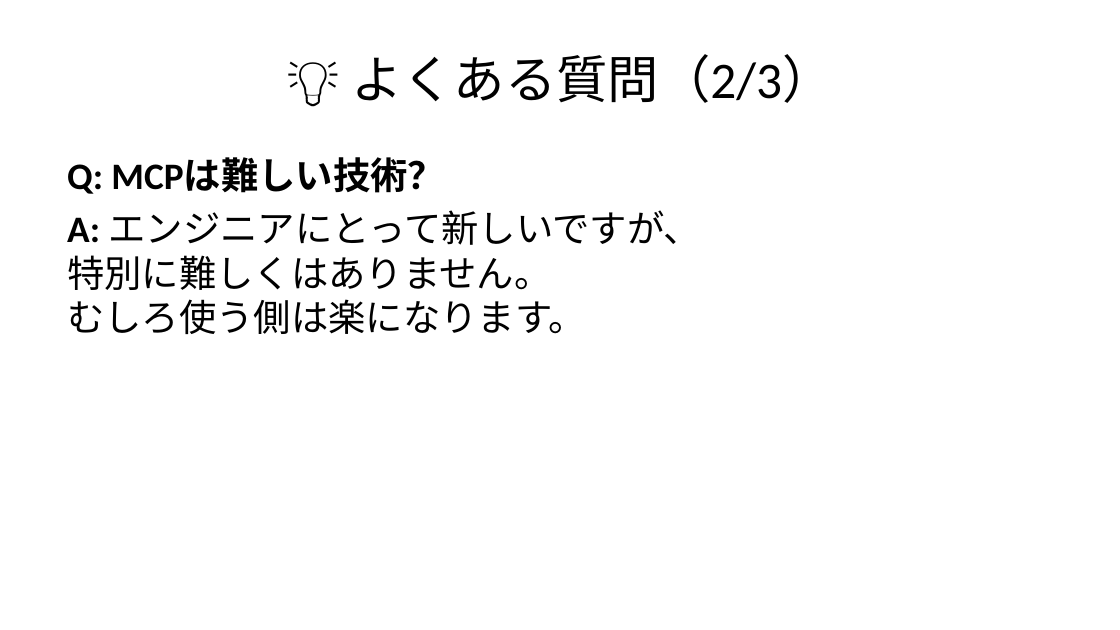
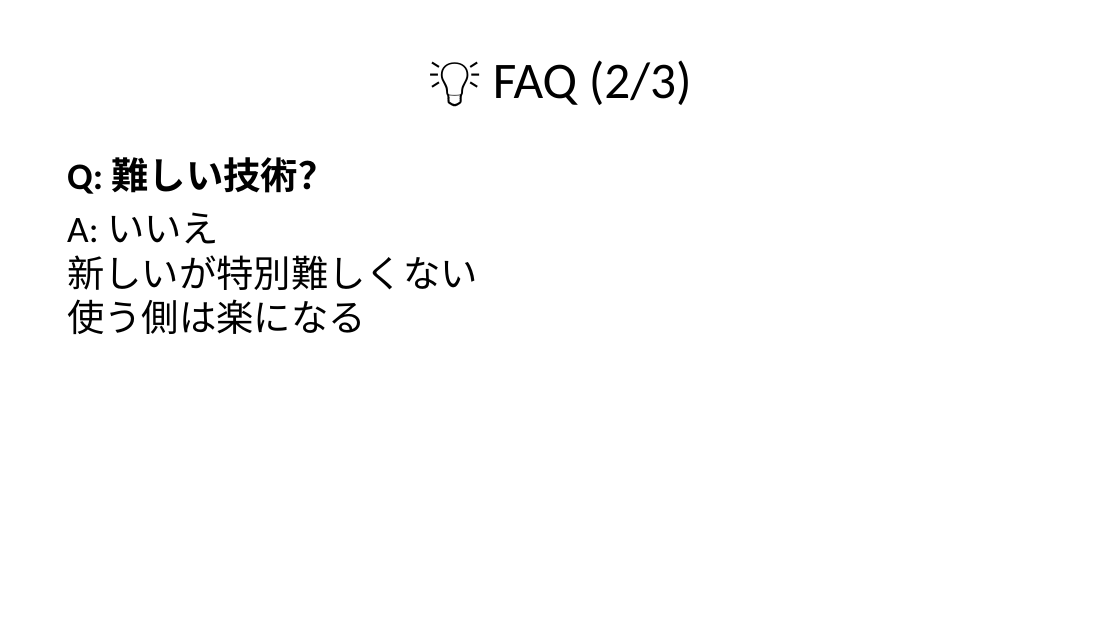
Before and after one commit to MasaoAsano/mcp-handson, a slide deck: slide 29 of chapter-01/quickguide.pptx (slide 26 before the commit). Drawn at 1120x630 pixels with LibreOffice and Linux fonts; fonts in the diff are those of the drawing. Boxes give left, top, right and bottom in pixels: in the first picture for what was removed or moved away, otherwise in the second. Text is boxed around its words. In the diff, an @@ line names an element or a change of style, - is before the commit and + after.

Commit message:
docs: Further simplify presentation text
- Reduce text per slide significantly
- Remove code blocks and technical details
- Shorten bullet points
- Split long content into more slides
- Ensure all text fits within slide boundaries

```diff
--- a/chapter-01/quickguide.pptx
+++ b/chapter-01/quickguide.pptx
@@ title at (493, 60, 692, 105): text changed @@
-💡 よくある質問（2/3）
+💡 FAQ (2/3)
@@ text at (67, 157, 478, 334): text changed @@
-Q: MCPは難しい技術？
-A: エンジニアにとって新しいですが、
-特別に難しくはありません。
-むしろ使う側は楽になります。
+Q: 難しい技術？
+A: いいえ
+新しいが特別難しくない
+使う側は楽になる
```
Also in this commit, not shown: 25 other slides changed, 4 slides added, 1 slide removed, 1 other file.
